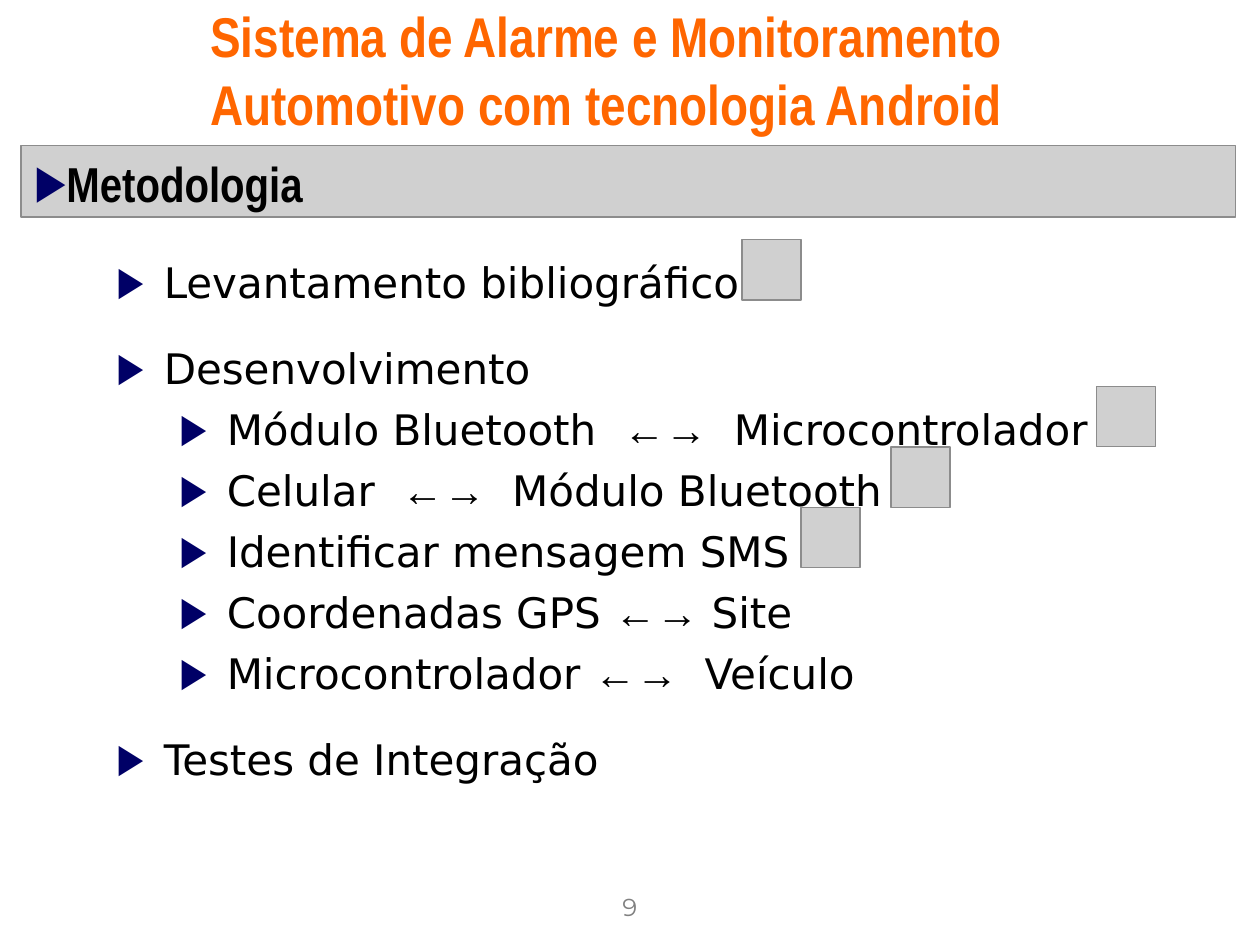
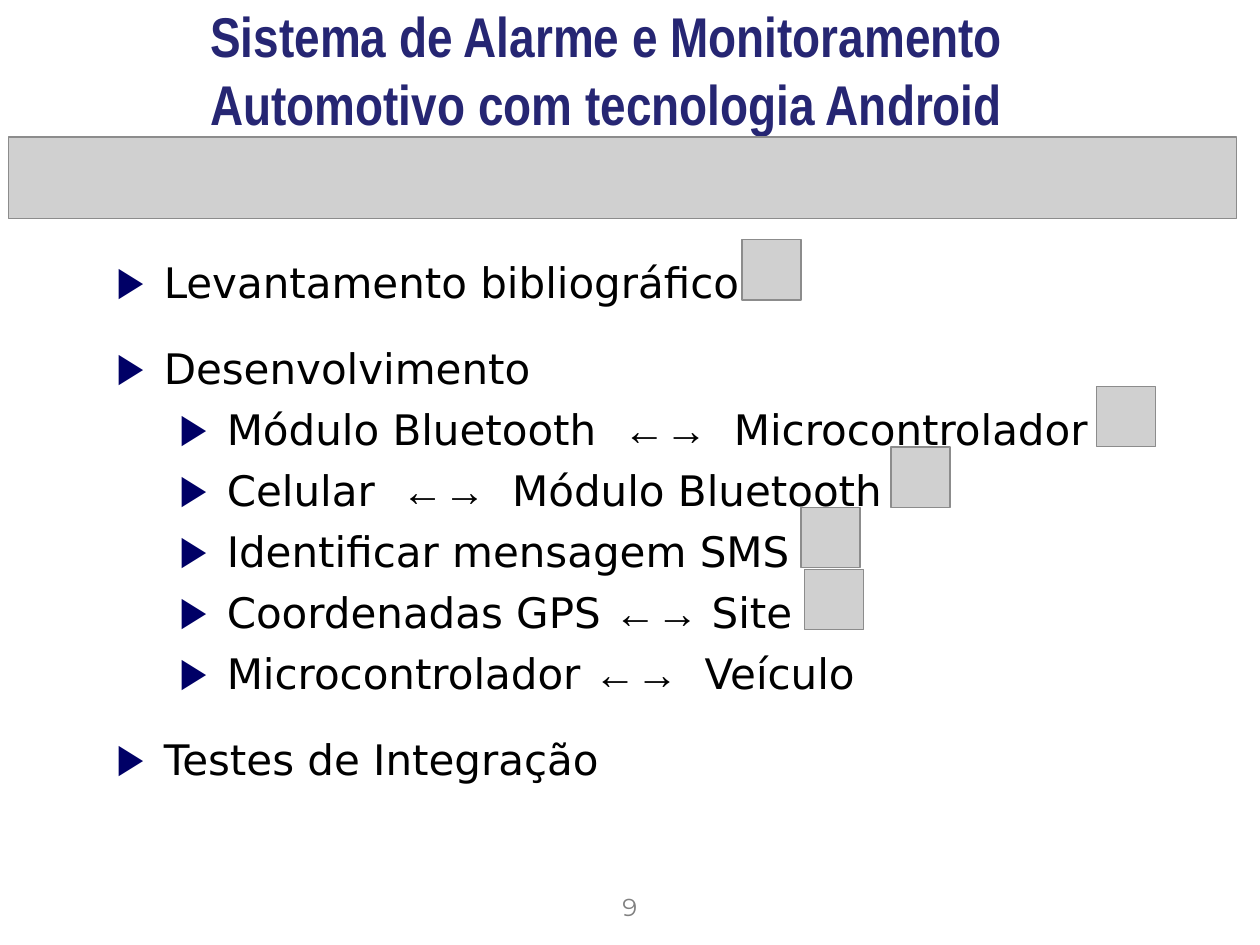
Before and after one commit to gabrielcedran/tcc-alarm-gsm, a slide deck: slide 9 of Docs/Apresentacao_padrao_Conic_2009.ppt. Drawn at 1260x945 pixels with LibreOffice and Linux fonts; fonts in the diff are those of the drawing; grey boxes stand for pictures; background and template pictures are left out. Boxes give left, top, right and bottom in pixels: in the first picture for what was removed or moved away, otherwise in the second. Text is boxed around its words. In the diff, an @@ line names an element or a change of style, - is before the commit and + after.

```diff
--- a/Docs/Apresentacao_padrao_Conic_2009.ppt
+++ b/Docs/Apresentacao_padrao_Conic_2009.ppt
@@ title "Sistema de Alarme e Monitoramento ..." at (210,16,1002,134): text colour #FF6600 to #262673 @@
@@ picture: place and size @@
-picture at (21,146,1236,218)
+picture at (9,137,1237,219)
@@ text removed at (66,166,302,211) @@
-▶ Metodologia
@@ picture added at (805,570,864,630) @@
```
Also in this commit, not shown: 13 other slides changed.
